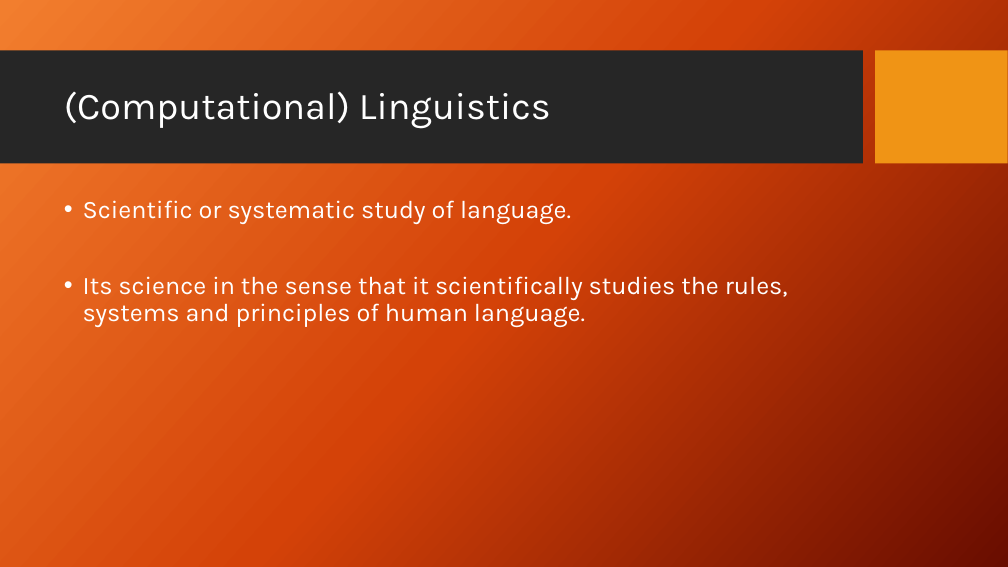
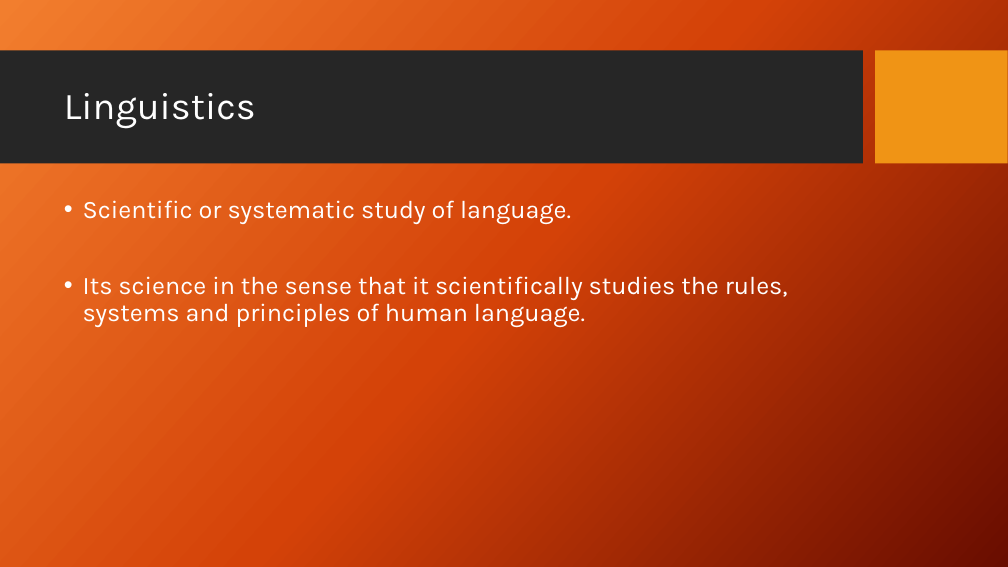
Before and after one commit to iffishells/Natural-Languag--Processing, a slide deck: slide 2 of PPT/Lecture2 Linguistics.pptx. Drawn at 1008x567 pixels with LibreOffice and Linux fonts; fonts in the diff are those of the drawing; background and template pictures are left out. Boxes give left, top, right and bottom in pixels: in the first picture for what was removed or moved away, otherwise in the second. Text is boxed around its words. In the diff, an @@ line names an element or a change of style, - is before the commit and + after.

```diff
--- a/PPT/Lecture2 Linguistics.pptx
+++ b/PPT/Lecture2 Linguistics.pptx
@@ title at bbox=[64, 93, 256, 128]: text changed @@
-(Computational) Linguistics
+Linguistics
```
Also in this commit, not shown: 3 other slides changed, 1 slide added, 1 slide removed, 17 other files.
